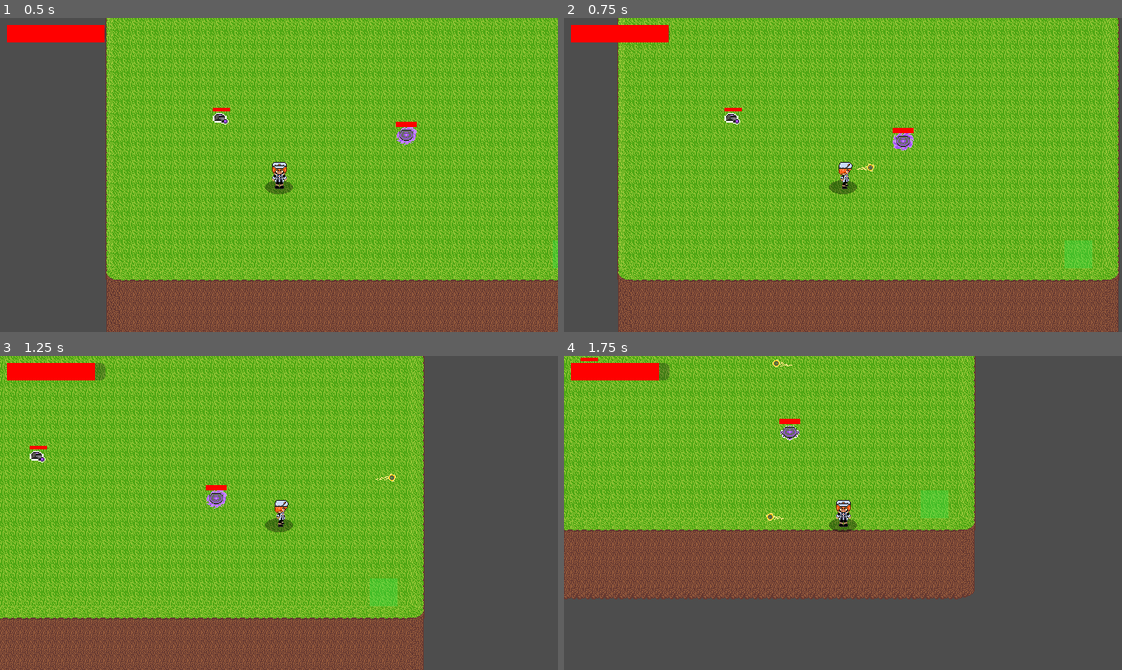
Above: before the commit, frames 1-4 (two rows, left to right).
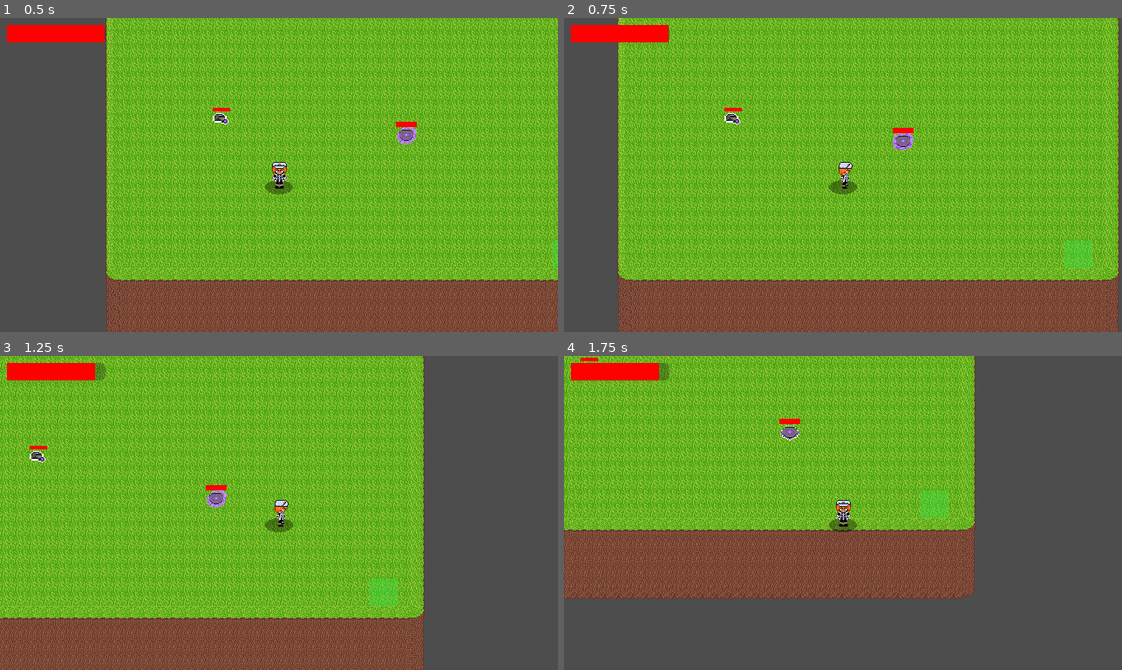
Above: after the commit, the same moments.

Repository: NiroJr/TheHerosFall
Game: Godot game, scene res://Scenes/main.tscn
Same seed, same stepped clock (60 frames per second), same inputs: the game is played once before the commit and once after it.
Inputs (mouse positions are in pixels of both pictures, inside the frame that each line leads up to):
- Up to frame 1 (0.5 s): no input
- Up to frame 2 (0.75 s): move the mouse to (965, 159) at 0.52 s; hold D (Right) from 0.53 s (still down); click (965, 159) at 0.6 s
- Up to frame 3 (1.25 s): keep holding D (Right)
- Up to frame 4 (1.75 s): move the mouse to (731, 528) at 1.27 s; release D (Right) at 1.28 s; hold S (Down) from 1.28 s (still down); tap Q (Dash) at 1.35 s; click (731, 528) at 1.55 s

Frame 1 is identical in both runs. In frame 2, less than 0.1% of the frame differs, in the area x 52-56%, y 46-49%; in frame 3, less than 0.1%; in frame 4, less than 0.1%, in the area x 36-41%, y 1-53%.

Commit message:
Charge-Shot
-Hold Left-Click to charge for 2 seconds (amount of time can be changed in "ShootCooldown" Timer in editor), and release to fire projectile.
-Reticle changes color when ready to shoot, and it changes back after projectile is shot.

Diff:
--- a/Scenes/main.tscn
+++ b/Scenes/main.tscn
@@ -47,3 +47,7 @@
 
 [node name="PauseMenu" parent="CanvasLayer" unique_id=1151853713 instance=ExtResource("5_kry3j")]
 visible = false
+
+[node name="ShootCooldown" type="Timer" parent="." unique_id=328436883]
+wait_time = 2.0
+one_shot = true
--- a/Scripts/player.gd
+++ b/Scripts/player.gd
@@ -5,6 +5,10 @@
 #@export var c3_a :float
 @onready var main = get_tree().current_scene
 @onready var projectile = load("res://Scenes/projectile.tscn")
+@onready var timer: Timer = get_parent().get_node("ShootCooldown")
+var crosshair = load("res://Assets/MCSprites/aimReticle/aimReticle1.png")
+var crosshairReady = load("res://Assets/MCSprites/aimReticle/aimReticle2.png")
+var is_fully_charged := false
 var facing_angle := 0.0
 const SPEED = 300.0
 var sprite_dir  := 0.0;
@@ -56,6 +60,14 @@
 		_update_sort()
 	spawn_position = global_position
 	spawn_elevation = elevation
+	timer.wait_time = 3.0
+	timer.one_shot = true
+	timer.timeout.connect(_on_charge_timeout)
+	Input.set_custom_mouse_cursor(crosshair, Input.CURSOR_ARROW, Vector2(16, 16))
+
+func _on_charge_timeout() -> void:
+	is_fully_charged = true
+	Input.set_custom_mouse_cursor(crosshairReady, Input.CURSOR_ARROW, Vector2(16, 16))
 
 const Animations := [
 	"right",
@@ -109,8 +121,18 @@
 		$PlayerSprite.frame = 0;
 	move_with_elevation(_delta)
 
-	if Input.is_action_just_pressed("Shoot"):
-		shoot()
+	var holding := Input.is_mouse_button_pressed(MOUSE_BUTTON_LEFT)
+
+	if holding:
+		if timer.is_stopped() and not is_fully_charged:
+			timer.start()
+	else:
+		if is_fully_charged:
+			shoot()
+			Input.set_custom_mouse_cursor(crosshair, Input.CURSOR_ARROW, Vector2(16, 16))
+		timer.stop()
+		is_fully_charged = false
+
 	if Input.is_action_just_pressed("sword_swing"):
 		if(is_swinging):
 			buffered_swing = true;
--- a/project.godot
+++ b/project.godot
@@ -22,7 +22,6 @@
 window/size/mode=3
 window/stretch/mode="canvas_items"
 window/stretch/aspect="expand"
-mouse_cursor/custom_image="uid://c8hbd1q3tnkuy"
 
 [global_group]
 
